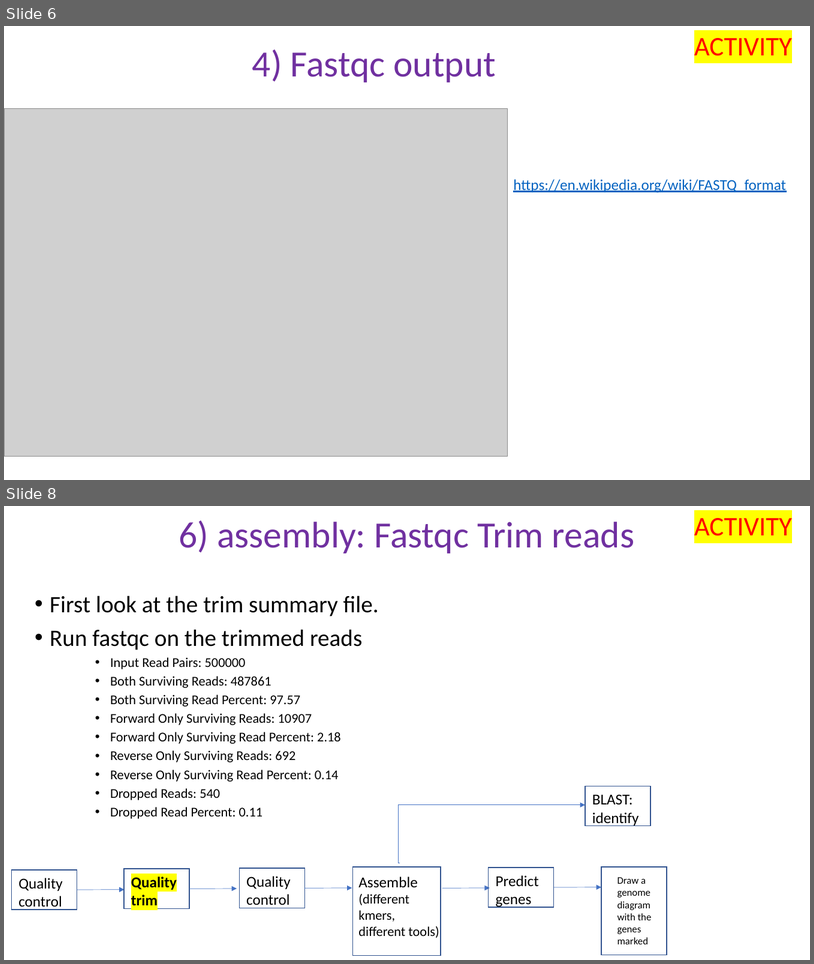
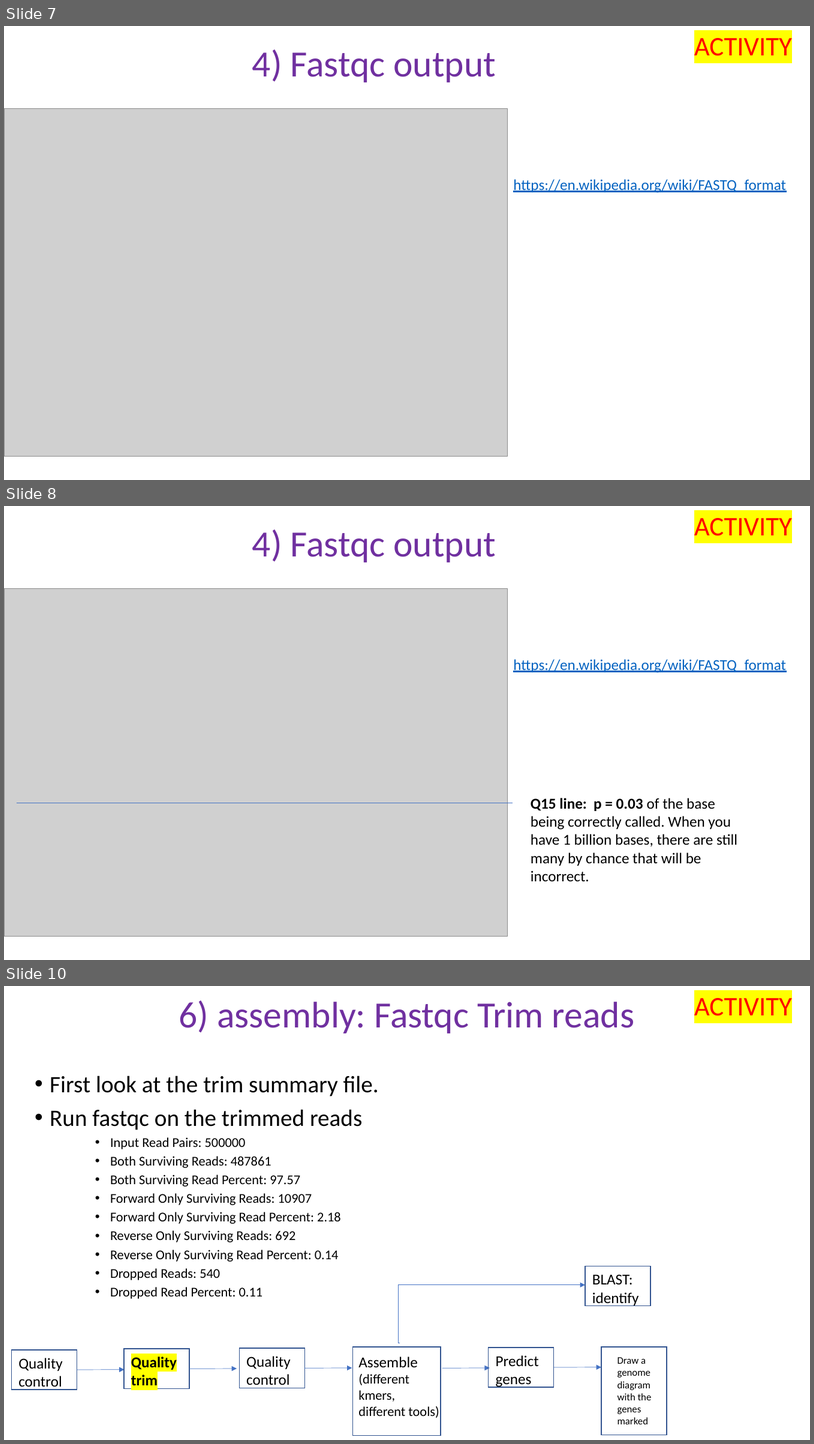
Before and after one commit to peterthorpe5/genome_assembly_workshop, a slide deck: powerpoint/6_assembly.pptx. Shown one above the other, each under a label of ours: slides 6 and 8 before the commit, slides 7, 8 and 10 after it; the slides between them are not shown. The pictures are 814x964 and 814x1444 pixels, drawn with LibreOffice and Linux fonts; fonts in the diff are those of the drawing; grey boxes stand for pictures. Boxes give left, top, right and bottom in pixels: in the first picture for what was removed or moved away, otherwise in the second. Text is boxed around its words. In the diff, an @@ line names an element or a change of style, - is before the commit and + after.

```diff
--- a/powerpoint/6_assembly.pptx
+++ b/powerpoint/6_assembly.pptx
@@ slide 8 added at <box>4,506,810,960</box>, background #FFFFFF @@
@@ text added at <box>695,518,792,536</box>, 32 pt, text #FF0000 @@
+ACTIVITY
@@ title added at <box>252,529,496,562</box>, 44 pt, text #7030A0 @@
+4) Fastqc output
@@ picture added at <box>4,588,508,936</box> @@
@@ text added at <box>513,659,786,673</box>, 18 pt, text #0563C1, underline @@
+https://en.wikipedia.org/wiki/FASTQ_format
@@ line added from (16, 803) to (513, 803), #4472C4 0.5 pt @@
@@ text added at <box>531,798,738,881</box>, 18 pt, text #000000 @@
+Q15 line: p = 0.03 of the base being correctly called. When you have 1 billion bases, there are still many by chance that will be incorrect.
@@ what was slide 6 is now slide 7 @@
@@ what was slide 8 is now slide 10 @@
```
Also in this commit, not shown: 4 slides changed, 2 other slides added, 1 other file.
